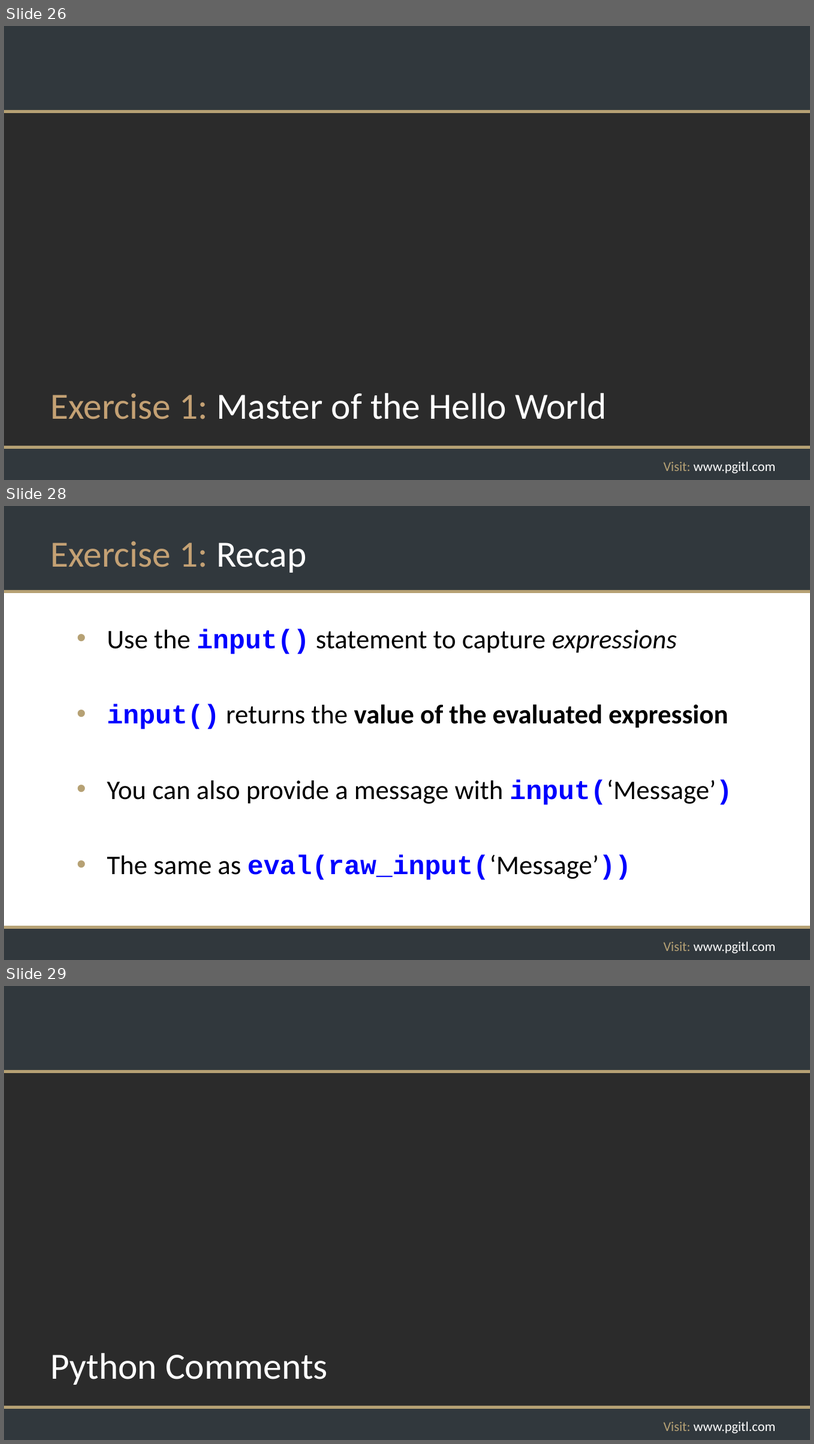
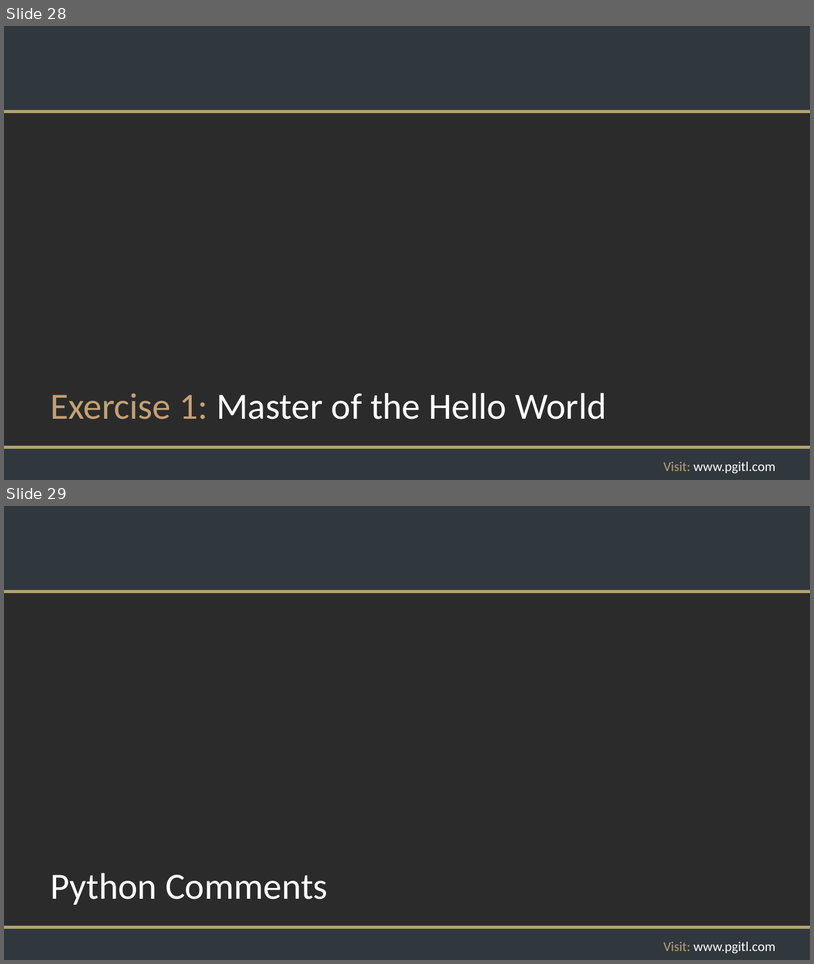
Before and after one commit to rikkouri/project-a, a slide deck: Programming Foundations.pptx. Shown one above the other, each under a label of ours: slides 26, 28 and 29 before the commit, slides 28 and 29 after it; the slides between them are not shown. The pictures are 814x1444 and 814x964 pixels, drawn with LibreOffice and Linux fonts; fonts in the diff are those of the drawing; background and template pictures are left out; a plain dark background stands for a picture behind light text. Boxes give left, top, right and bottom in pixels: in the first picture for what was removed or moved away, otherwise in the second. Text is boxed around its words. In the diff, an @@ line names an element or a change of style, - is before the commit and + after.

```diff
--- a/Programming Foundations.pptx
+++ b/Programming Foundations.pptx
@@ slide 28 removed at [4,506,810,960], background #FFFFFF; not listed: 5 template elements that a slide beside it also shows @@
@@ title removed at [50,541,306,573] @@
-Exercise 1: Recap
@@ text removed at [107,629,732,880] @@
-• Use the input() statement to capture expressions
-• input() returns the value of the evaluated expression
-• You can also provide a message with input(‘Message’)
-• The same as eval(raw_input(‘Message’))
@@ what was slide 26 is now slide 28 @@
```
Also in this commit, not shown: 7 slides changed, 4 slides added, 1 other slide removed.
